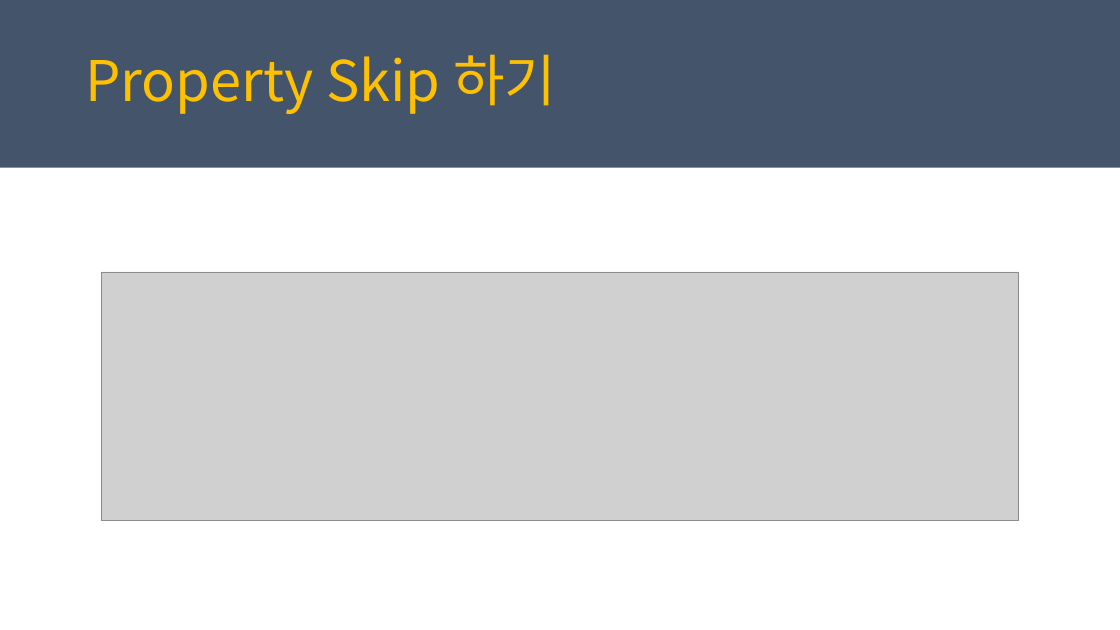
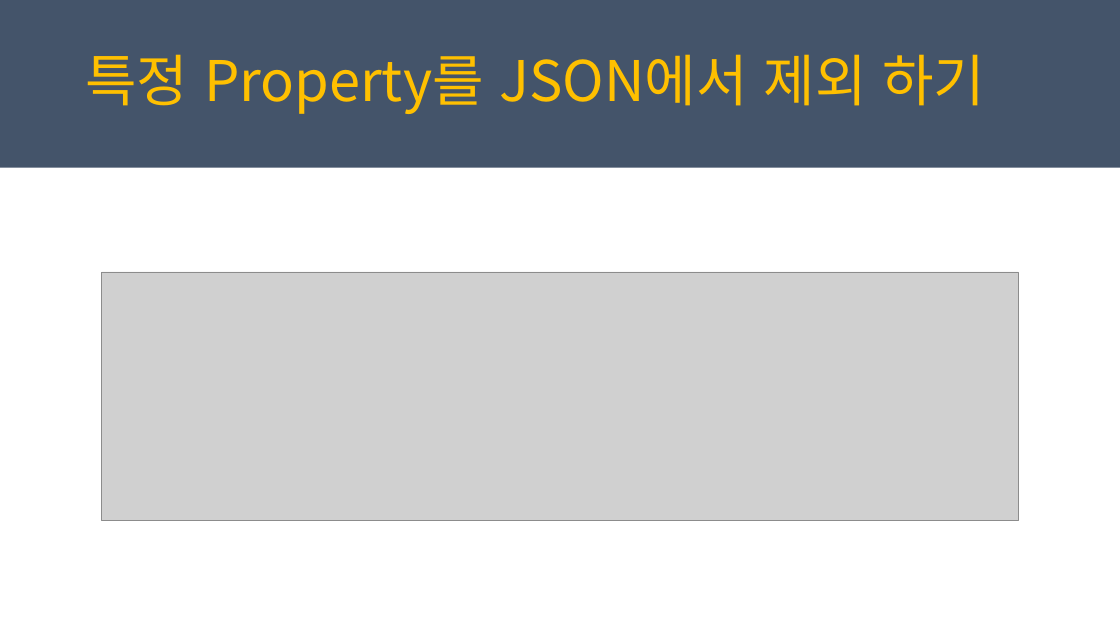
Before and after one commit to juniair/Summary-PPT, a slide deck: slide 13 of Newton.Json 사용법.pptx. Drawn at 1120x630 pixels with LibreOffice and Linux fonts; fonts in the diff are those of the drawing; grey boxes stand for pictures. Boxes give left, top, right and bottom in pixels: in the first picture for what was removed or moved away, otherwise in the second. Text is boxed around its words. In the diff, an @@ line names an element or a change of style, - is before the commit and + after.

```diff
--- a/Newton.Json 사용법.pptx
+++ b/Newton.Json 사용법.pptx
@@ text at <box>85,54,985,114</box>: text changed @@
-Property Skip 하기
+특정 Property를 JSON에서 제외 하기
```
Also in this commit, not shown: 8 other slides changed.
